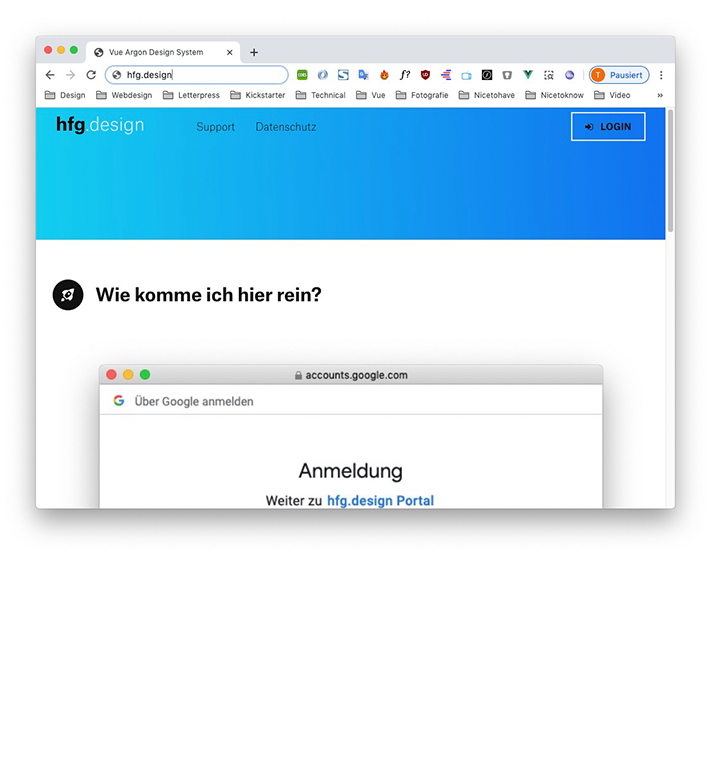
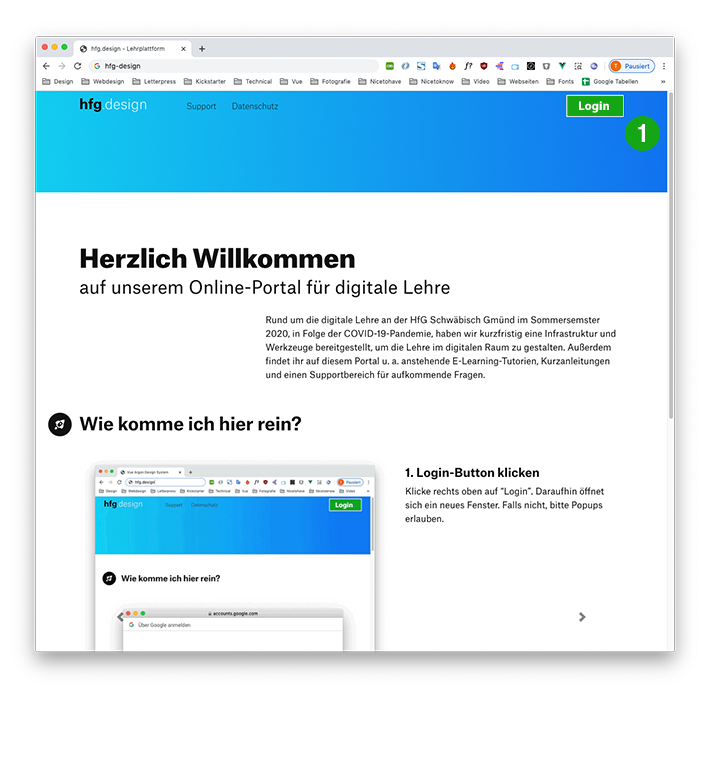
Before/after of a 711x767 layered artwork. What changed in the layer stack:
removed layer "getting-started-1" over [8, 20, 703, 556]
added group "Gruppe 1" with 3 layers above "Vektor-Smartobjekt" over [568, 96, 623, 116]
added layer "Login" in group "Gruppe 1" over [579, 101, 609, 113]
added layer "Rechteck 1" in group "Gruppe 1" over [568, 96, 623, 116]
added layer "Rechteck 2" in group "Gruppe 1" over [571, 97, 618, 113]
added layer "Vektor-Smartobjekt" above "Bildschirmfoto 2020-04-16 um 00.15.33" over [625, 116, 660, 151]
added layer "Bildschirmfoto 2020-04-16 um 00.15.33" above "Ebene 1" over [12, 21, 698, 682]
